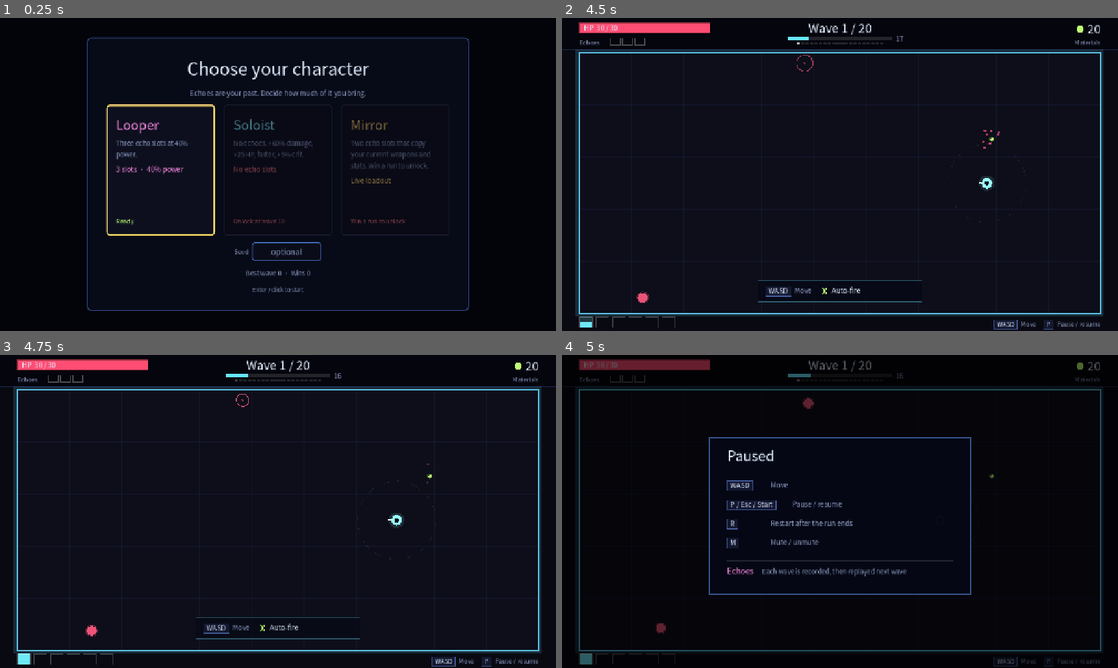
Above: before the commit, frames 1-4 (two rows, left to right).
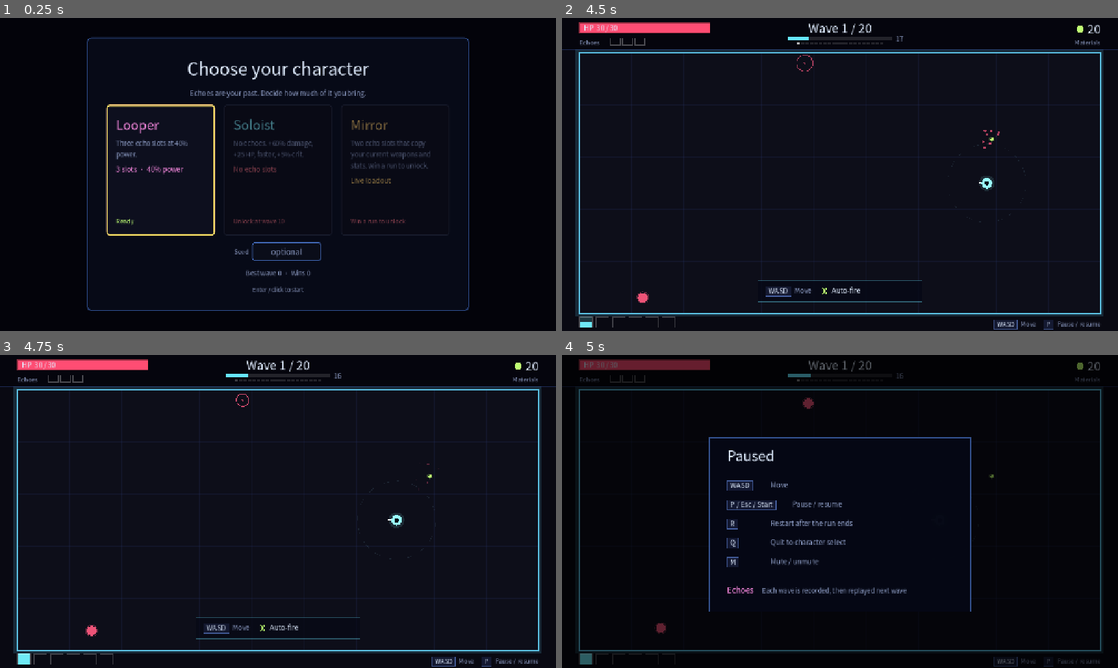
Above: after the commit, the same moments.

Repository: BrickerP/reverb
Game: Godot game, scene res://scenes/main.tscn
Same seed, same stepped clock (60 frames per second), same inputs: the game is played once before the commit and once after it.
Inputs (mouse positions are in pixels of both pictures, inside the frame that each line leads up to):
- Up to frame 1 (0.25 s): no input
- Up to frame 2 (4.5 s): click (723, 171) at 0.5 s; tap Enter at 1.25 s; hold D (move_right) 1.28-2.03 s; hold C (character) 1.28-2.03 s; hold S (move_down) 2.03-2.78 s; tap C (character) at 2.1, 3.6 s; hold D (move_right) 2.78-3.53 s; hold C (character) 2.78-3.53 s; hold W (move_up) 3.53-4.28 s; hold A (move_left) from 4.28 s (still down); hold C (character) from 4.28 s (still down)
- Up to frame 3 (4.75 s): keep holding A (move_left); keep holding C (character)
- Up to frame 4 (5 s): keep holding A (move_left); keep holding C (character); tap P (pause) at 4.9 s

Frames 1-3 are identical in both runs. In frame 4, 1.4% of the frame differs, in the area x 26-74%, y 58-82%.

Commit message:
Add quit-to-menu and open-log-folder for testers

Diff:
--- a/scripts/core/controls.gd
+++ b/scripts/core/controls.gd
@@ -10,6 +10,7 @@
 	_bind(&"pause", [_key(KEY_P), _key(KEY_ESCAPE), _button(JOY_BUTTON_START)])
 	_bind(&"restart", [_key(KEY_R)])
 	_bind(&"retry", [_key(KEY_S)])
+	_bind(&"quit_run", [_key(KEY_Q)])
 	_bind(&"character", [_key(KEY_C)])
 	_bind(&"mute", [_key(KEY_M)])
 
--- a/scripts/core/loc_en.gd
+++ b/scripts/core/loc_en.gd
@@ -13,6 +13,7 @@
 	"hud.pause": "Pause / resume",
 	"hud.auto_fire": "Auto-fire",
 	"hud.help_restart": "Restart after the run ends",
+	"hud.quit": "Quit to character select",
 	"hud.mute": "Mute / unmute",
 	"hud.help_echo": "Each wave is recorded, then replayed next wave",
 	"shop.title": "Shop  ·  wave %d cleared",
@@ -51,6 +52,7 @@
 	"end.run": "Wave %d / %d  ·  Kills %d",
 	"end.seed": "Seed %d",
 	"end.retry_seed": "Retry seed (S)",
+	"end.open_log": "Open log folder",
 	"end.best_echo": "Strongest echo",
 	"end.echo_stats": "Wave %d take  ·  DPS %d",
 	"end.no_echo": "No echo survived this run",
--- a/scripts/core/loc_zh.gd
+++ b/scripts/core/loc_zh.gd
@@ -13,6 +13,7 @@
 	"hud.pause": "暂停 / 继续",
 	"hud.auto_fire": "自动开火",
 	"hud.help_restart": "结算后重开",
+	"hud.quit": "退出到选角",
 	"hud.mute": "静音 / 取消静音",
 	"hud.help_echo": "每波录制你的走位与武器，下一波回放",
 	"shop.title": "商店  ·  第 %d 波完成",
@@ -51,6 +52,7 @@
 	"end.run": "第 %d / %d 波  ·  击杀 %d",
 	"end.seed": "种子 %d",
 	"end.retry_seed": "重试种子 (S)",
+	"end.open_log": "打开记录文件夹",
 	"end.best_echo": "最强回响",
 	"end.echo_stats": "第 %d 波录像  ·  DPS %d",
 	"end.no_echo": "这一局没有留下回响",
--- a/scripts/core/run_log.gd
+++ b/scripts/core/run_log.gd
@@ -8,6 +8,10 @@
 
 func _init(save_path: String = DEFAULT_PATH) -> void:
 	path = save_path
+
+
+func folder_path() -> String:
+	return ProjectSettings.globalize_path(path.get_base_dir())
 
 
 # Appends one finished run as a JSON line. Local only; never uploaded.
--- a/scripts/game/main.gd
+++ b/scripts/game/main.gd
@@ -42,6 +42,7 @@
 	end_ui.restart_requested.connect(new_run)
 	end_ui.character_requested.connect(show_select)
 	end_ui.seed_retry_requested.connect(_retry_seed)
+	end_ui.open_log_requested.connect(_open_log_folder)
 	character_select.character_chosen.connect(choose_character)
 	var save := OS.get_environment("REVERB_SAVE")
 	meta = Meta.new(save if save != "" else Meta.DEFAULT_PATH)
@@ -89,6 +90,12 @@
 	new_run(seed_value, character_id)
 
 
+func _open_log_folder() -> void:
+	if run_log == null or DisplayServer.get_name() == "headless":
+		return
+	OS.shell_open(run_log.folder_path())
+
+
 func show_select() -> void:
 	if character_select == null:
 		return
@@ -132,6 +139,8 @@
 		new_run()
 	elif event.is_action_pressed(&"retry") and end_ui.visible and sim != null:
 		_retry_seed(sim.run_seed)
+	elif event.is_action_pressed(&"quit_run") and paused:
+		show_select()
 	elif event.is_action_pressed(&"character") and end_ui.visible:
 		show_select()
 	elif event.is_action_pressed(&"mute"):
--- a/scripts/ui/end_ui.gd
+++ b/scripts/ui/end_ui.gd
@@ -4,10 +4,12 @@
 signal restart_requested
 signal character_requested
 signal seed_retry_requested(seed_value: int)
+signal open_log_requested
 
 var restart_button: Button
 var character_button: Button
 var retry_button: Button
+var open_log_button: Button
 var best_take: EchoTake
 
 var _title: Label
@@ -57,6 +59,10 @@
 	retry_button.custom_minimum_size = Vector2(150.0, 28.0)
 	retry_button.pressed.connect(_on_retry_seed)
 	seed_row.add_child(retry_button)
+	open_log_button = Button.new()
+	open_log_button.custom_minimum_size = Vector2(170.0, 28.0)
+	open_log_button.pressed.connect(func() -> void: open_log_requested.emit())
+	seed_row.add_child(open_log_button)
 	box.add_child(seed_row)
 	_unlock = UiTheme.label("", 15, UiTheme.COIN, HORIZONTAL_ALIGNMENT_CENTER)
 	box.add_child(_unlock)
@@ -110,6 +116,7 @@
 	restart_button.text = Loc.t("end.restart")
 	character_button.text = Loc.t("end.change")
 	retry_button.text = Loc.t("end.retry_seed")
+	open_log_button.text = Loc.t("end.open_log")
 	visible = true
 	restart_button.grab_focus()
 
--- a/scripts/view/hud.gd
+++ b/scripts/view/hud.gd
@@ -277,7 +277,7 @@
 
 func _draw_pause() -> void:
 	draw_rect(Rect2(0.0, 0.0, WIDTH, HEIGHT), Color(0.0, 0.0, 0.0, 0.6))
-	var panel := Rect2(340.0, 190.0, 600.0, 360.0)
+	var panel := Rect2(340.0, 190.0, 600.0, 400.0)
 	draw_rect(panel, Color(0.02, 0.03, 0.08, 0.97))
 	draw_rect(panel, Color(0.35, 0.55, 0.95, 0.55), false, 2.0)
 	_text(Loc.t("hud.paused_title"), Vector2(panel.position.x + 40.0, panel.position.y + 54.0), 32, UiTheme.INK)
@@ -292,6 +292,9 @@
 	_keycap("R", Vector2(panel.position.x + 40.0, row_y), size)
 	_text(Loc.t("hud.help_restart"), Vector2(panel.position.x + 140.0, row_y + 15.0), size, UiTheme.DIM)
 	row_y += 44.0
+	_keycap("Q", Vector2(panel.position.x + 40.0, row_y), size)
+	_text(Loc.t("hud.quit"), Vector2(panel.position.x + 140.0, row_y + 15.0), size, UiTheme.DIM)
+	row_y += 44.0
 	_keycap("M", Vector2(panel.position.x + 40.0, row_y), size)
 	_text(Loc.t("hud.mute"), Vector2(panel.position.x + 140.0, row_y + 15.0), size, UiTheme.DIM)
 	row_y += 52.0
--- a/tests/test_ui.gd
+++ b/tests/test_ui.gd
@@ -143,6 +143,10 @@
 	ui.seed_retry_requested.connect(func(seed_value: int) -> void: retried[0] = seed_value)
 	ui.retry_button.pressed.emit()
 	c.eq(retried[0], s.run_seed, "seed retry carries the run seed")
+	var logs := [0]
+	ui.open_log_requested.connect(func() -> void: logs[0] += 1)
+	ui.open_log_button.pressed.emit()
+	c.eq(logs[0], 1, "open log folder requested")
 	s.phase = Sim.Phase.WON
 	ui.show_result(s)
 	c.ok(ui.visible, "also shown on a win")
@@ -420,6 +424,20 @@
 	main.free()
 
 
+func test_pause_can_quit_to_select(c: Check) -> void:
+	var main: Node = load("res://scenes/main.tscn").instantiate()
+	_root().add_child(main)
+	main.new_run(5)
+	main.toggle_pause()
+	var event := InputEventAction.new()
+	event.action = &"quit_run"
+	event.pressed = true
+	main._unhandled_input(event)
+	c.ok(main.character_select.visible, "quit returns to character select")
+	c.eq(main.sim, null, "the abandoned run is put away")
+	main.free()
+
+
 func test_main_runs_the_whole_loop(c: Check) -> void:
 	var main: Node = load("res://scenes/main.tscn").instantiate()
 	_root().add_child(main)
Binary file changed: docs/end.png
Binary file changed: docs/shop.png
Binary file changed: docs/wave.png
Not shown, changed: README.md
